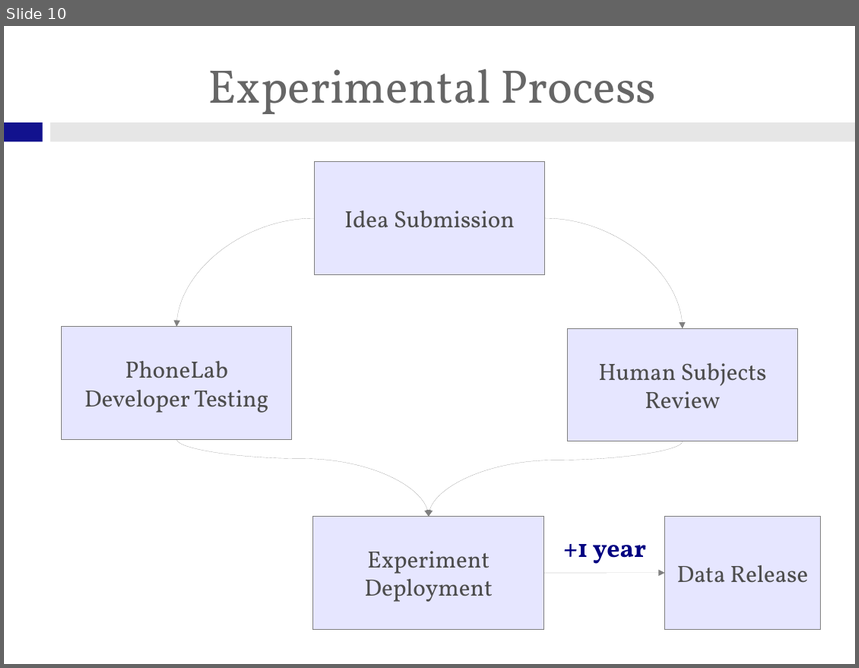
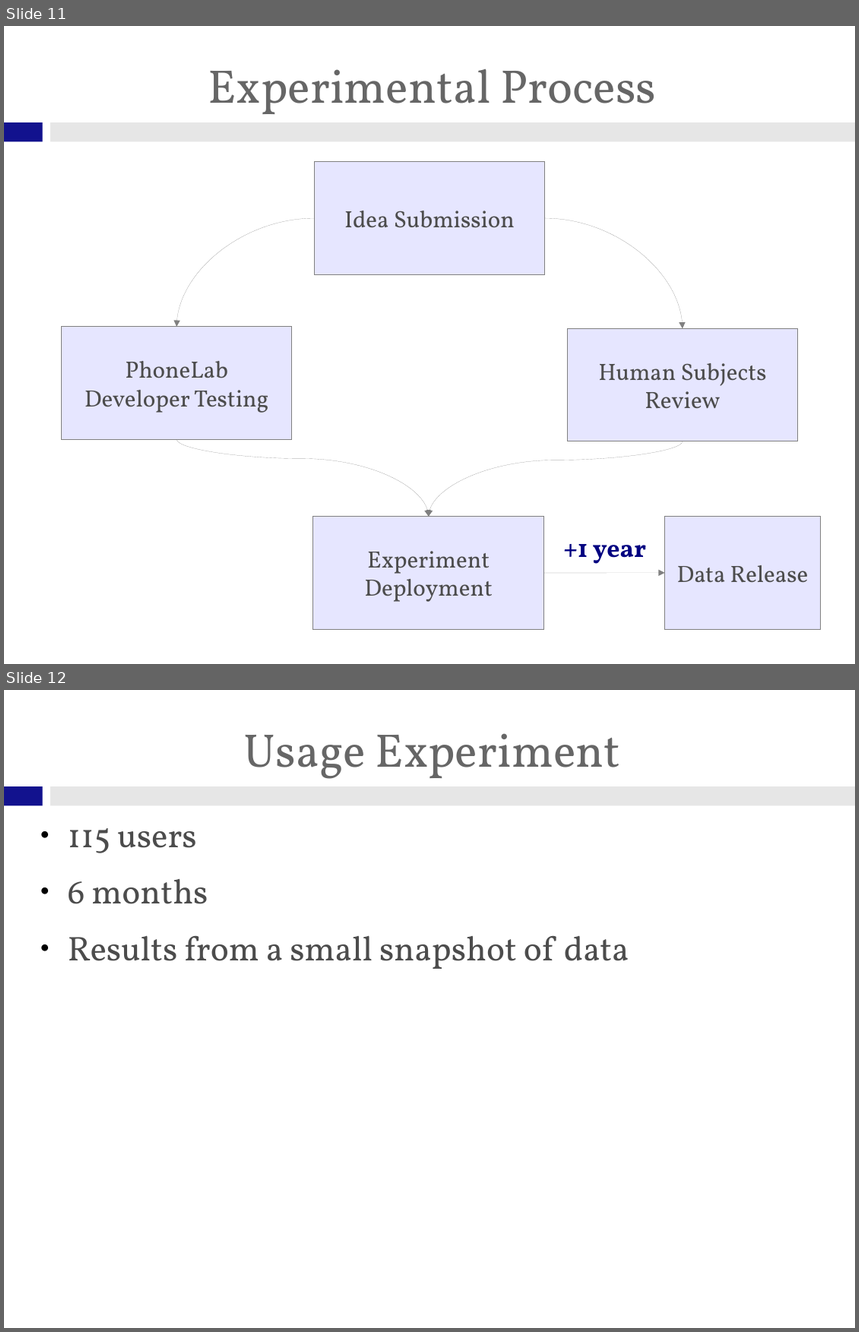
Before and after one commit to gchallen/talks.sensemine2013-phonelab, a slide deck: talk.odp. Shown one above the other, each under a label of ours: slide 10 before the commit, slides 11 and 12 after it. The pictures are 859x668 and 859x1332 pixels, drawn with LibreOffice and Linux fonts; fonts in the diff are those of the drawing; background and template pictures are left out. Boxes give left, top, right and bottom in pixels: in the first picture for what was removed or moved away, otherwise in the second. Text is boxed around its words. In the diff, an @@ line names an element or a change of style, - is before the commit and + after.

```diff
--- a/talk.odp
+++ b/talk.odp
@@ slide 12 added at bbox=[4, 690, 855, 1328], background #FFFFFF; not listed: 2 template elements that a slide beside it also shows @@
@@ title added at bbox=[244, 733, 621, 779], 44 pt, text #666666 @@
+Usage Experiment
@@ text added at bbox=[68, 828, 629, 969], 32 pt, text #4C4C4C @@
+● 115 users
+● 6 months
+● Results from a small snapshot of data
@@ what was slide 10 is now slide 11 @@
```
Also in this commit, not shown: 3 slides changed, 1 other slide added.
